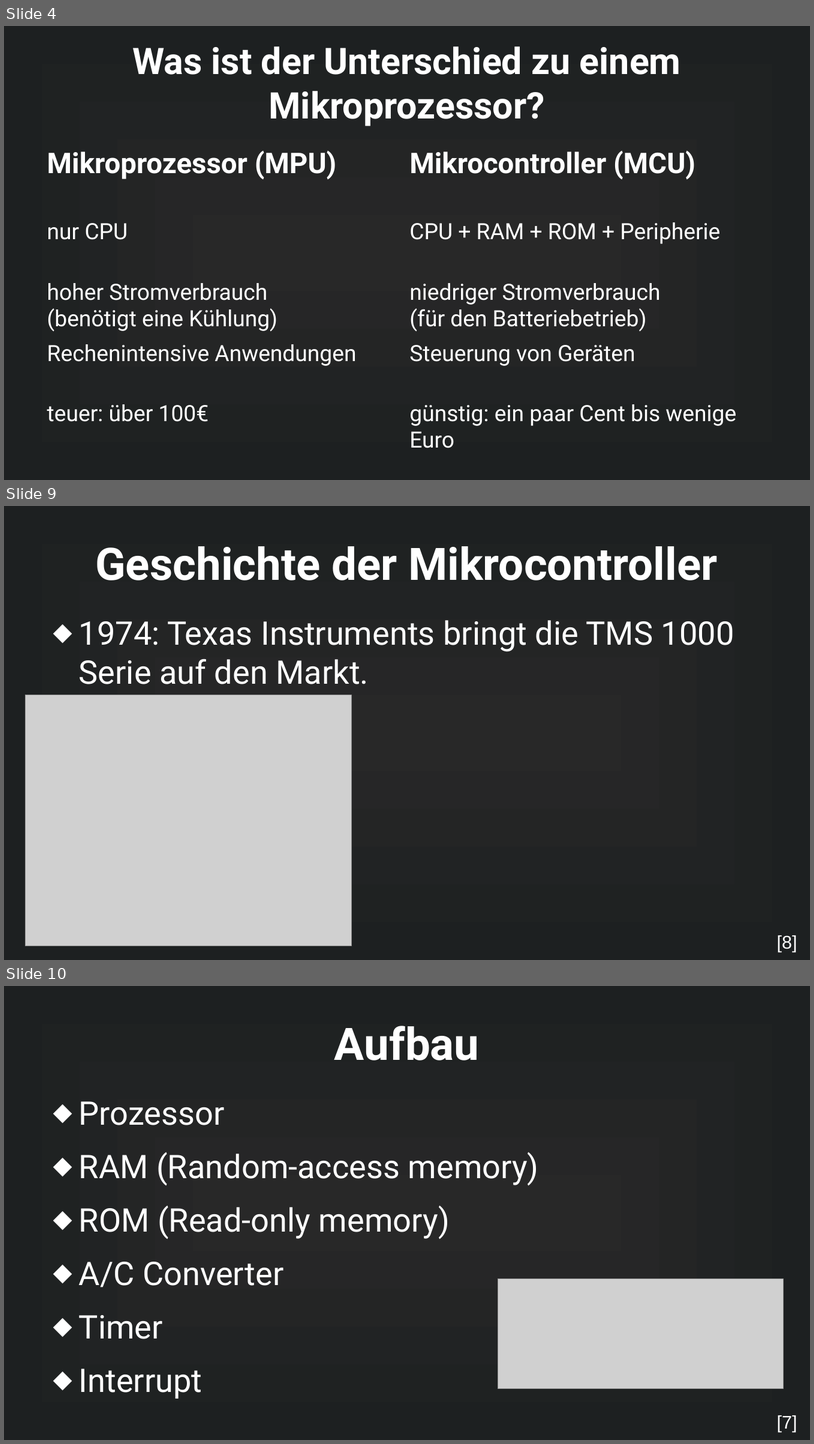
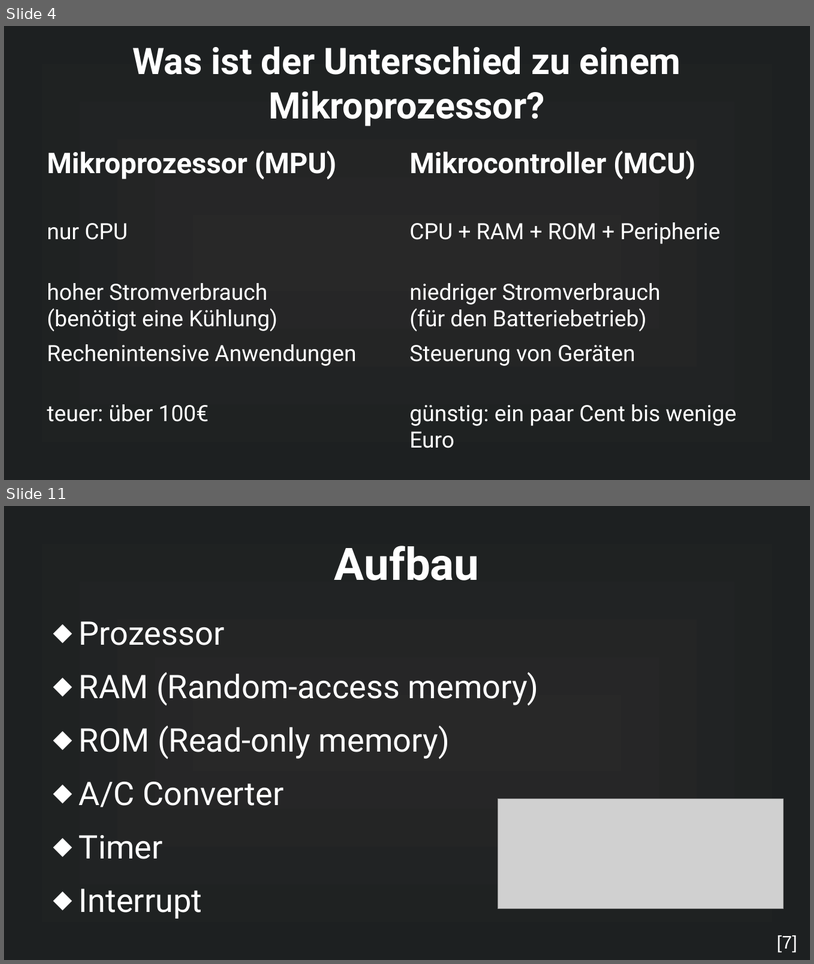
Before and after one commit to MuffinKran24/IMP_GFS, a slide deck: Mikrocontroller_GFS.odp. Shown one above the other, each under a label of ours: slides 4, 9 and 10 before the commit, slides 4 and 11 after it; the slides between them are not shown. The pictures are 814x1444 and 814x964 pixels, drawn with LibreOffice and Linux fonts; fonts in the diff are those of the drawing; grey boxes stand for pictures. Boxes give left, top, right and bottom in pixels: in the first picture for what was removed or moved away, otherwise in the second. Text is boxed around its words. In the diff, an @@ line names an element or a change of style, - is before the commit and + after.

```diff
--- a/Mikrocontroller_GFS.odp
+++ b/Mikrocontroller_GFS.odp
@@ slide 9 removed at bbox=[4, 506, 810, 960], background gradient #282828 to #1D2021 @@
@@ title removed at bbox=[95, 546, 718, 580] @@
-Geschichte der Mikrocontroller
@@ text removed at bbox=[79, 620, 735, 684] @@
-⬥ 1974: Texas Instruments bringt die TMS 1000 Serie auf den Markt.
@@ picture removed at bbox=[25, 695, 351, 946] @@
@@ text removed at bbox=[777, 935, 798, 952] @@
-[8]
@@ what was slide 10 is now slide 11 @@
```
Also in this commit, not shown: 4 slides changed, 3 slides added, 1 other slide removed, 3 other files.
